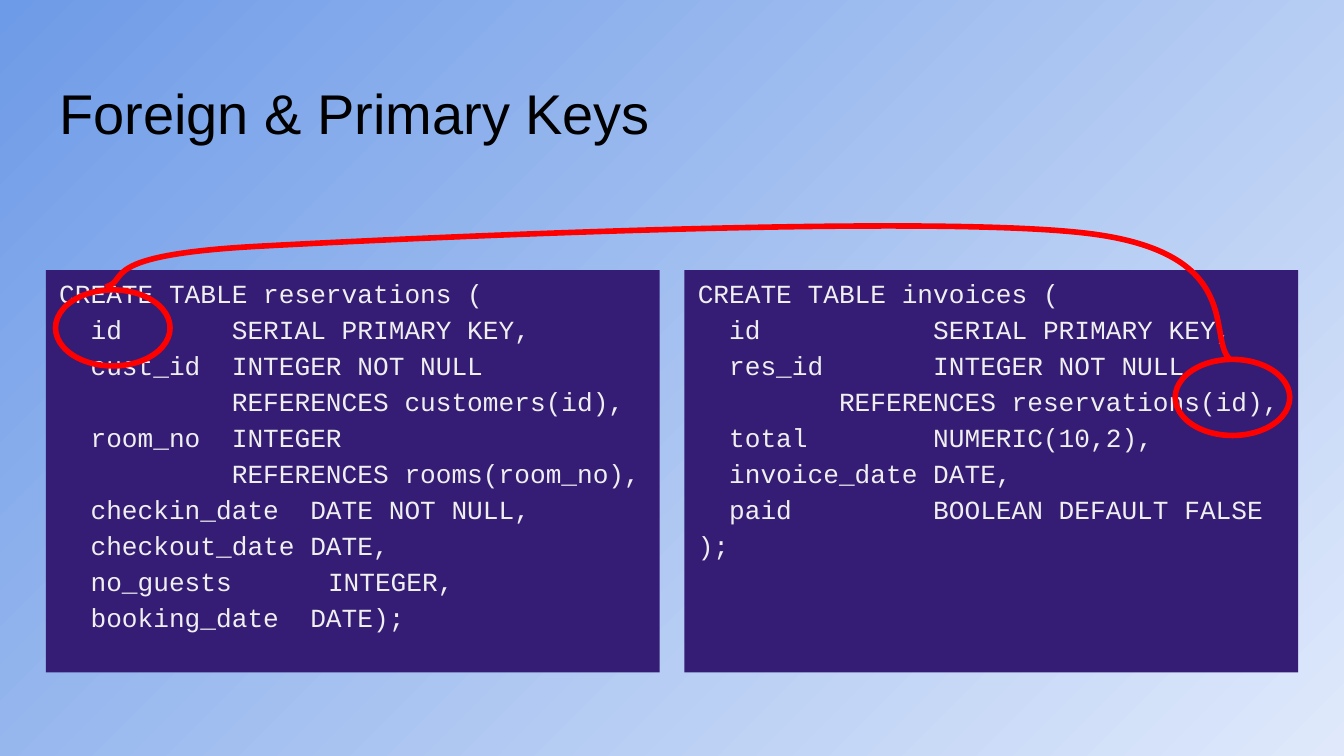
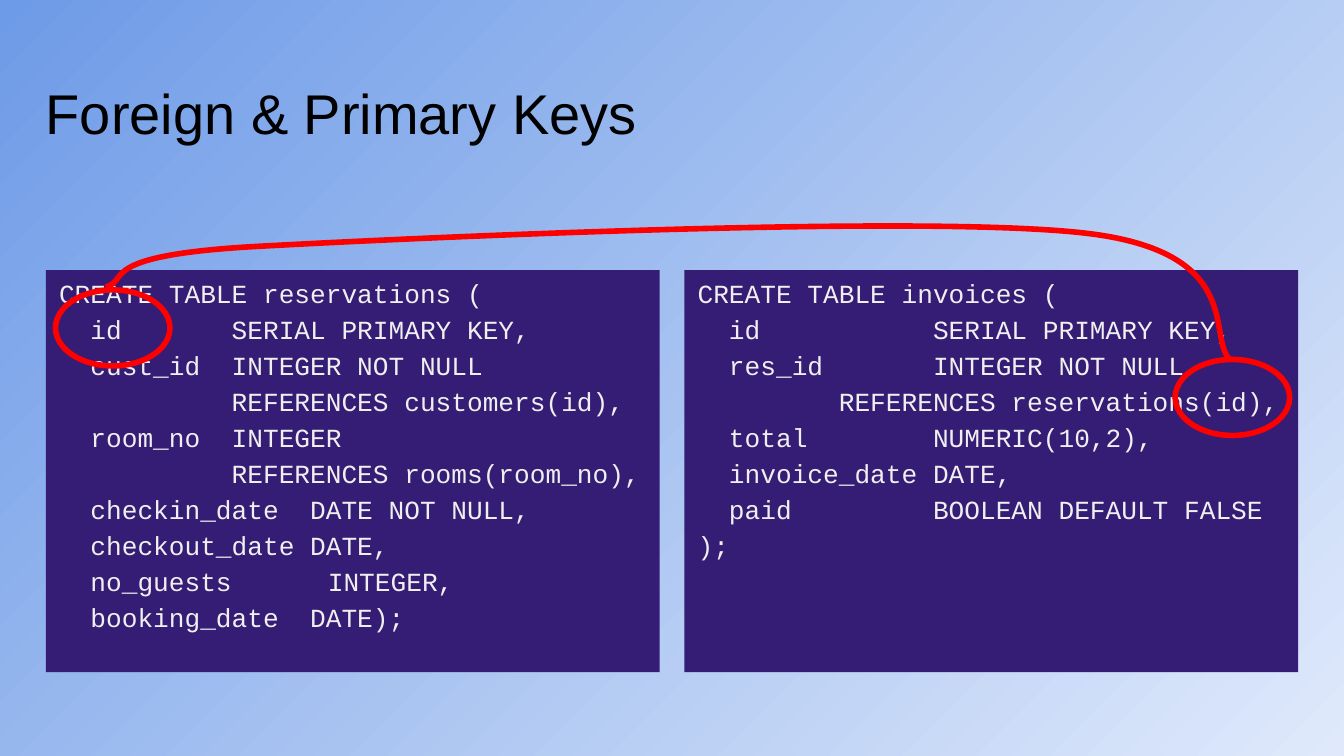
Before and after one commit to CodeYourFuture/syllabus, a slide deck: slide 25 of docs/db/db_b/week-2/CYF_DB_2.pptx (slide 21 before the commit). Drawn at 1344x756 pixels with LibreOffice and Linux fonts; fonts in the diff are those of the drawing. Boxes give left, top, right and bottom in pixels: in the first picture for what was removed or moved away, otherwise in the second. Text is boxed around its words. In the diff, an @@ line names an element or a change of style, - is before the commit and + after.

```diff
--- a/docs/db/db_b/week-2/CYF_DB_2.pptx
+++ b/docs/db/db_b/week-2/CYF_DB_2.pptx
@@ title "Foreign & Primary Keys" moved from (x1=59, y1=93, x2=650, y2=144) to (x1=46, y1=93, x2=636, y2=144) @@
@@ freeform shape at (x1=106, y1=226, x2=1231, y2=360): outline redrawn @@
```
Also in this commit, not shown: 23 other slides changed, 4 slides added, 2 other files.
